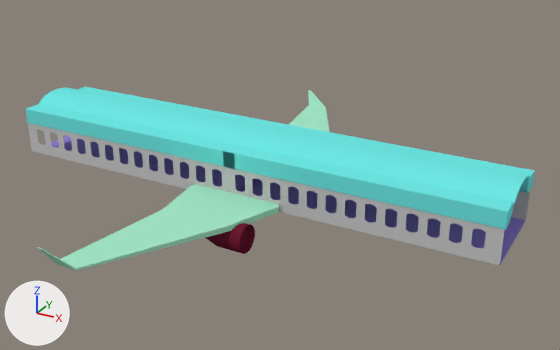
The Blender file Assets/plane.blend as it was, and as the next commit left it.
Camera for both pictures: a 50 mm lens placed at (37.3, -46.4, 24.3), pointed at (11.6, 0.4, 0.9). The axes (+X, +Y, +Z) are drawn at lower left. The lights are the same throughout.

Names of what the first picture shows: 'Cabin Luggage', 'Cabin Luggage 2', 'Cabin Luggage 3', 'Cabin Luggage 4', 'Floor', 'Right Engine', 'Roof', 'Roof 2', 'Roof 2.001', 'Wall', 'Wall 3', 'Wall 4', 'Wing Left', 'Wing Right'.
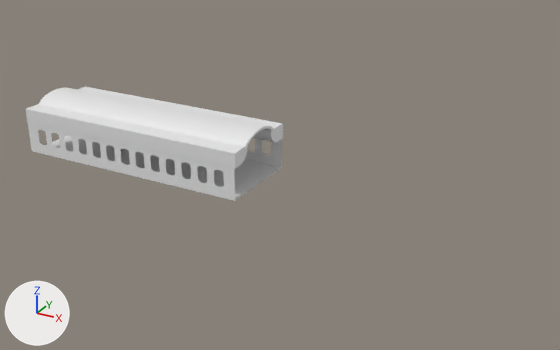
Diff of the bpy script that builds the scene:
```diff
--- a/Assets/plane.blend.py
+++ b/Assets/plane.blend.py
@@ me_cylinder_003 @@
 me_cylinder_003.from_pydata(...)  # 66 vertices, 37 faces; spans x -1.0..0.0, y -1.0..1.0, z -13.9..6.2
-me_cylinder_003.materials.append(mat_material_003)  # cyan #6fe7e4
@@ me_cylinder_002 @@
 me_cylinder_002.from_pydata(...)  # 46 vertices, 23 faces, 6 loose edges; spans x -2.63..1.0, y -0.86..5.09, z -1.13..1.02
-me_cylinder_002.materials.append(mat_material_003)  # cyan #6fe7e4
@@ me_cylinder_001 @@
 me_cylinder_001.from_pydata(...)  # 46 vertices, 23 faces, 6 loose edges; spans x -2.63..1.0, y -0.86..5.09, z -1.13..1.02
-me_cylinder_001.materials.append(mat_material_003)  # cyan #6fe7e4
@@ me_plane @@
 me_plane.from_pydata(...)  # 4 vertices, 1 face; spans x -1.0..1.0, y -1.0..1.0, z 0.0
-me_plane.materials.append(mat_material_002)  # blue #9d8ae7
@@ ob_right_engine @@
-ob_right_engine = bpy.data.objects.new('Right Engine', me_cylinder_009)
-ob_right_engine.location = (12.2, -7.11, -0.59)
-ob_right_engine.rotation_euler = (0.0, 1.571, 0.0)  # degrees (0, 90, 0)
@@ ob_wing_right @@
-ob_wing_right = bpy.data.objects.new('Wing Right', me_cube_010)
-ob_wing_right.location = (10.16, -7.29, 0.38)
-ob_wing_right.rotation_euler = (0.0, 3.142, 0.0)  # degrees (0, 180, 0)
-ob_wing_right.scale = (-3.79, -3.79, -0.24)
@@ ob_wing_left @@
-ob_wing_left = bpy.data.objects.new('Wing Left', me_cube_009)
-ob_wing_left.location = (10.16, 7.28, 0.38)
-ob_wing_left.scale = (3.79, 3.79, 0.24)
@@ ob_roof_2_001 @@
-ob_roof_2_001 = bpy.data.objects.new('Roof 2.001', me_plane_006)
-ob_roof_2_001.location = (19.12, 0.0, 0.0)
-ob_roof_2_001.scale = (10.0, 3.5, 1.89)
@@ ob_wall_4 @@
-ob_wall_4 = bpy.data.objects.new('Wall 4', me_plane_005)
-ob_wall_4.location = (19.12, -3.5, 1.5)
-ob_wall_4.rotation_euler = (1.571, 0.0, 3.142)  # degrees (90, 0, 180)
-ob_wall_4.scale = (10.0, 1.5, 1.0)
@@ ob_wall_3 @@
-ob_wall_3 = bpy.data.objects.new('Wall 3', me_plane_004)
-ob_wall_3.location = (19.12, 3.5, 1.5)
-ob_wall_3.rotation_euler = (1.571, 0.0, 6.283)  # degrees (90, 0, 360)
-ob_wall_3.scale = (10.0, 1.5, 1.0)
@@ ob_cabin_luggage_4 @@
-ob_cabin_luggage_4 = bpy.data.objects.new('Cabin Luggage 4', me_cylinder_007)
-ob_cabin_luggage_4.location = (19.66, -2.68, 3.51)
-ob_cabin_luggage_4.rotation_euler = (0.0, 1.571, 0.0)  # degrees (0, 90, 0)
-ob_cabin_luggage_4.scale = (1.0, 1.0, 9.35)
@@ ob_cabin_luggage_3 @@
-ob_cabin_luggage_3 = bpy.data.objects.new('Cabin Luggage 3', me_cylinder_006)
-ob_cabin_luggage_3.location = (18.7, 2.66, 3.51)
-ob_cabin_luggage_3.rotation_euler = (-3.142, 1.571, 0.0)  # degrees (-180, 90, 0)
-ob_cabin_luggage_3.scale = (1.0, 1.0, 9.35)
@@ ob_roof_2 @@
-ob_roof_2 = bpy.data.objects.new('Roof 2', me_cylinder_005)
-ob_roof_2.location = (23.07, 0.0, 3.42)
-ob_roof_2.rotation_euler = (0.0, 1.571, 0.0)  # degrees (0, 90, 0)
-ob_roof_2.scale = (1.0, 2.22, 1.0)
@@ ob_wall @@
 ob_wall.location = (0.0, -3.5, 1.5)
-ob_wall.rotation_euler = (1.571, 0.0, 3.142)  # degrees (90, 0, 180)
+ob_wall.rotation_euler = (1.571, 0.0, 0.0)  # degrees (90, 0, 0)
 ob_wall.scale = (10.0, 1.5, 1.0)
```

Changed parts and their boxes (x1, y1, x2, y2) in the pictures (560 x 350 px):
'Roof 2', deleted (cyan)
    before: (234, 124, 530, 204)
'Cabin Luggage 4', deleted (cyan)
    before: (223, 145, 514, 229)
'Wing Right', deleted
    before: (38, 184, 279, 270)
'Wall 4', deleted
    before: (234, 169, 505, 266)
'Roof', recoloured (cyan to white)
    both: (39, 88, 274, 148)
'Cabin Luggage', recoloured (cyan to white)
    both: (26, 104, 247, 169)
'Wall', turned
    before: (28, 123, 235, 193)
    after: (28, 123, 235, 201)
'Roof 2.001', deleted (blue)
    before: (253, 182, 526, 265)
'Floor', recoloured (blue to grey)
    both: (51, 136, 281, 201)
'Cabin Luggage 3', deleted (cyan)
    before: (267, 122, 535, 193)
'Cabin Luggage 2', recoloured (cyan to white)
    both: (78, 87, 283, 142)
'Right Engine', deleted
    before: (206, 223, 255, 254)
'Wing Left', deleted
    before: (289, 90, 330, 132)
'Wall 3', deleted
    before: (511, 191, 530, 220)
